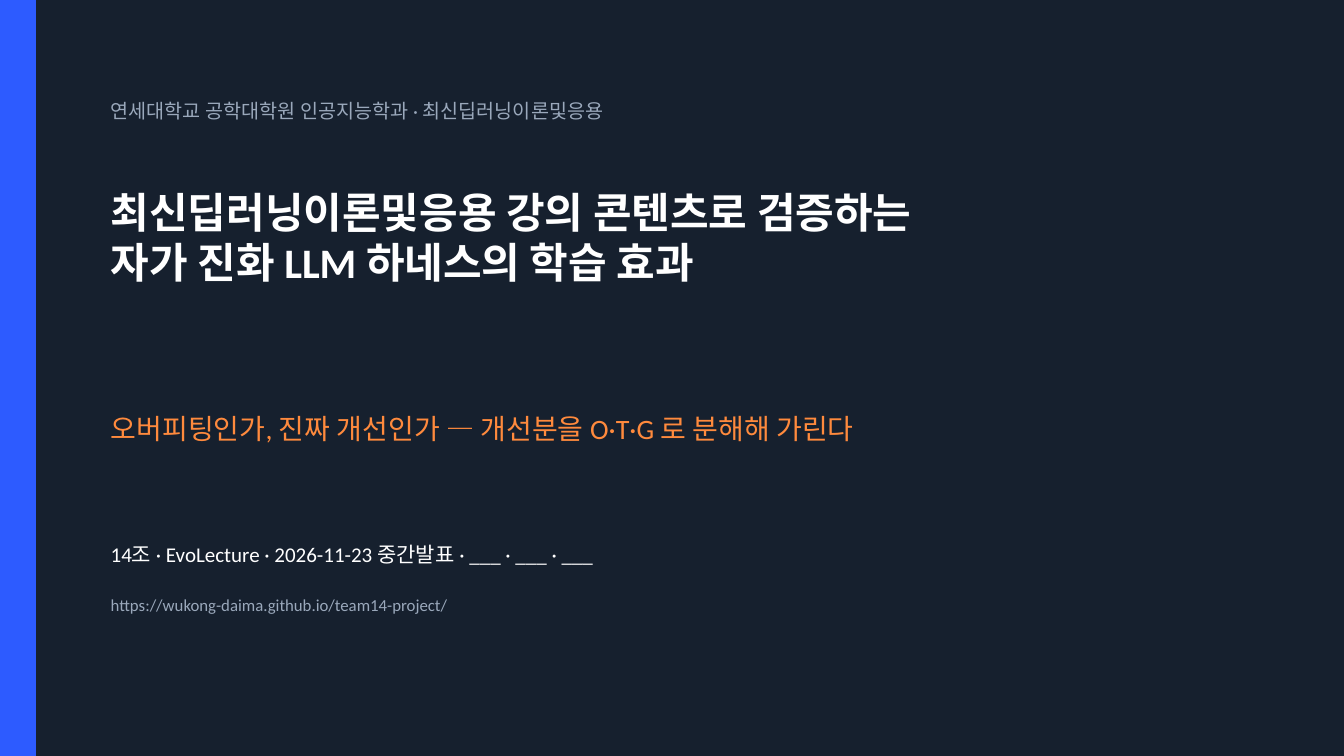
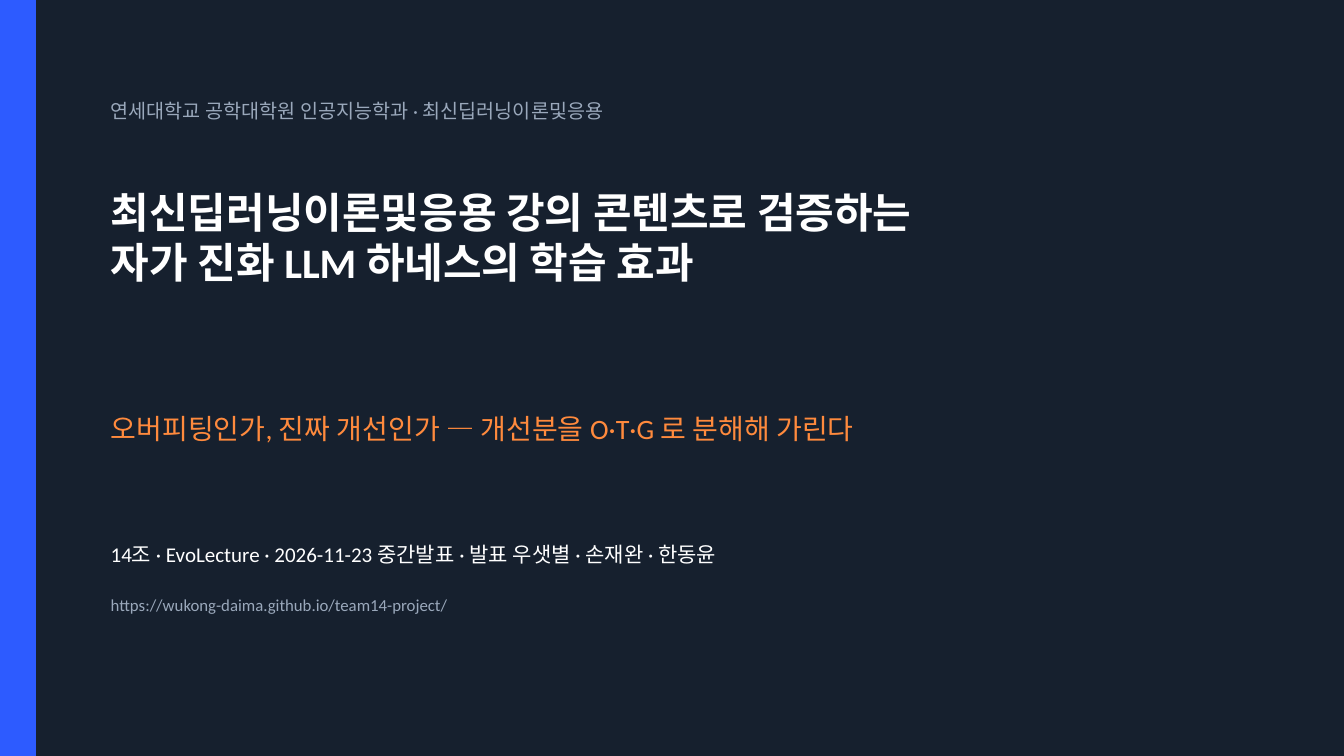
Before and after one commit to wukong-daima/team14-project, a slide deck: slide 1 of submission/Team14_mid.pptx. Drawn at 1344x756 pixels with LibreOffice and Linux fonts; fonts in the diff are those of the drawing. Boxes give left, top, right and bottom in pixels: in the first picture for what was removed or moved away, otherwise in the second. Text is boxed around its words. In the diff, an @@ line names an element or a change of style, - is before the commit and + after.

```diff
--- a/submission/Team14_mid.pptx
+++ b/submission/Team14_mid.pptx
@@ text at [111, 544, 716, 564]: text changed @@
-14조 · EvoLecture · 2026-11-23 중간발표 · ___ · ___ · ___
+14조 · EvoLecture · 2026-11-23 중간발표 · 발표 우샛별 · 손재완 · 한동윤
```
Also in this commit, not shown: 4 other files.
